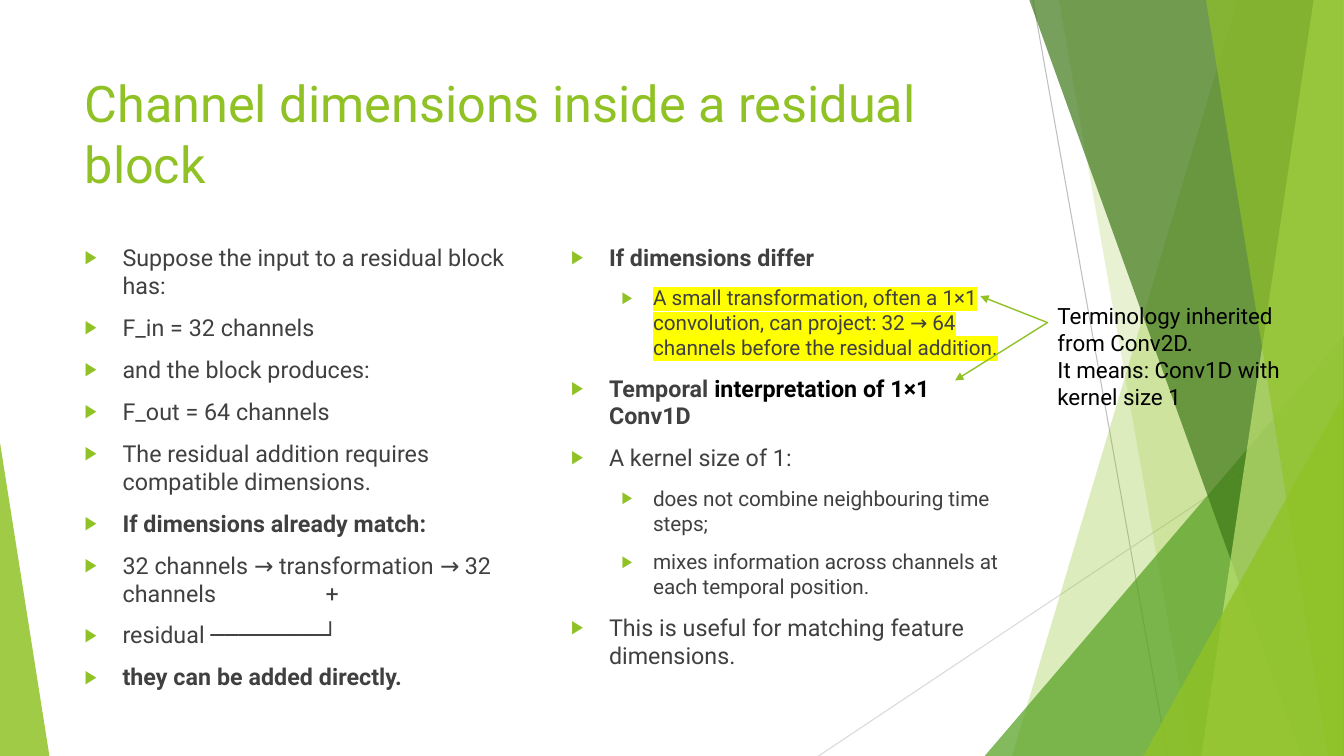
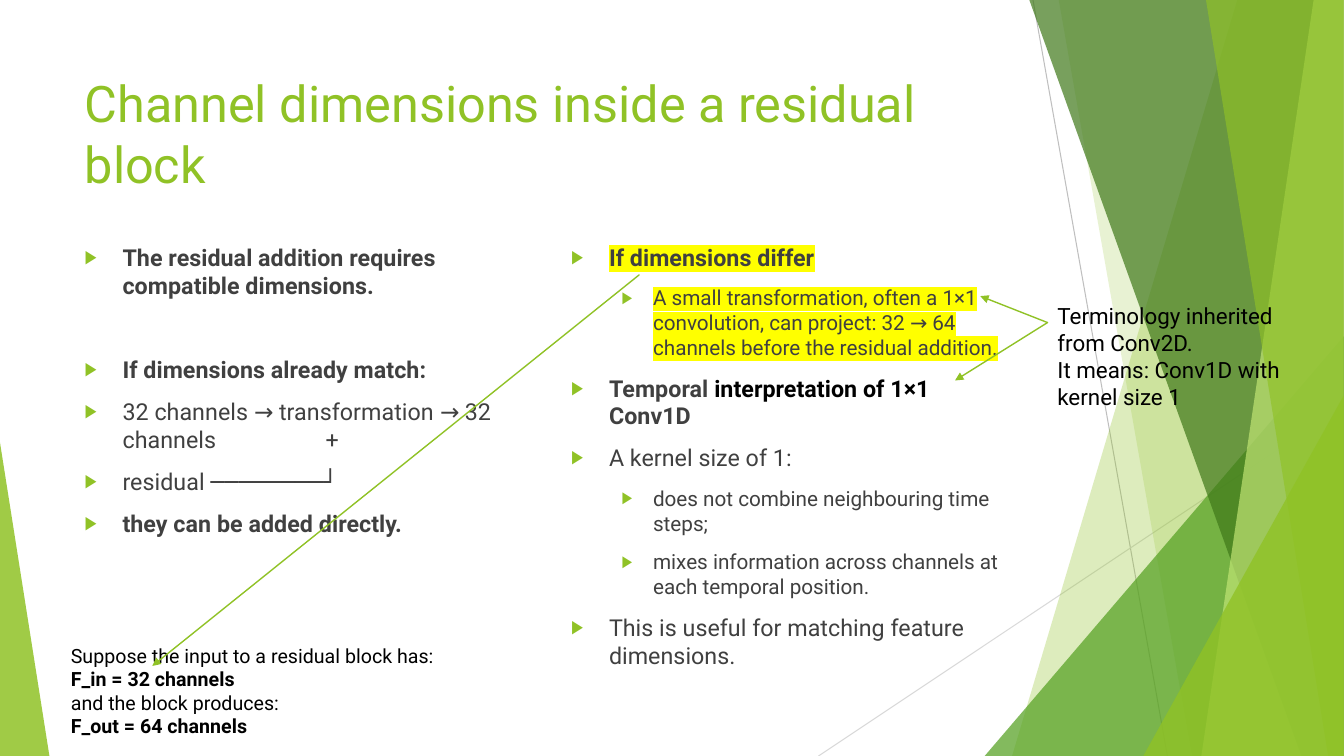
Before and after one commit to FranzGH/timeseries, a slide deck: slide 177 of Slides/05 CNNs.pptx. Drawn at 1344x756 pixels with LibreOffice and Linux fonts; fonts in the diff are those of the drawing. Boxes give left, top, right and bottom in pixels: in the first picture for what was removed or moved away, otherwise in the second. Text is boxed around its words. In the diff, an @@ line names an element or a change of style, - is before the commit and + after.

```diff
--- a/Slides/05 CNNs.pptx
+++ b/Slides/05 CNNs.pptx
@@ text "If dimensions differ" at box(609, 286, 998, 664): highlight none to #FFFF00 in "If dimensions differ" @@
@@ text at box(123, 248, 504, 422): paragraphs removed @@
-▶ Suppose the input to a residual block has:
-▶ F_in = 32 channels
-▶ and the block produces:
-▶ F_out = 64 channels
@@ text at box(123, 248, 435, 299): bold on in "The residual addition requires compatible dimensions." @@
@@ arrow added from (639, 275) to (152, 666), #90C226 1 pt @@
@@ text added at box(71, 645, 433, 735), 14 pt, text #000000 @@
+Suppose the input to a residual block has:
+F_in = 32 channels
+and the block produces:
+F_out = 64 channels
```
Also in this commit, not shown: 90 other slides changed.
